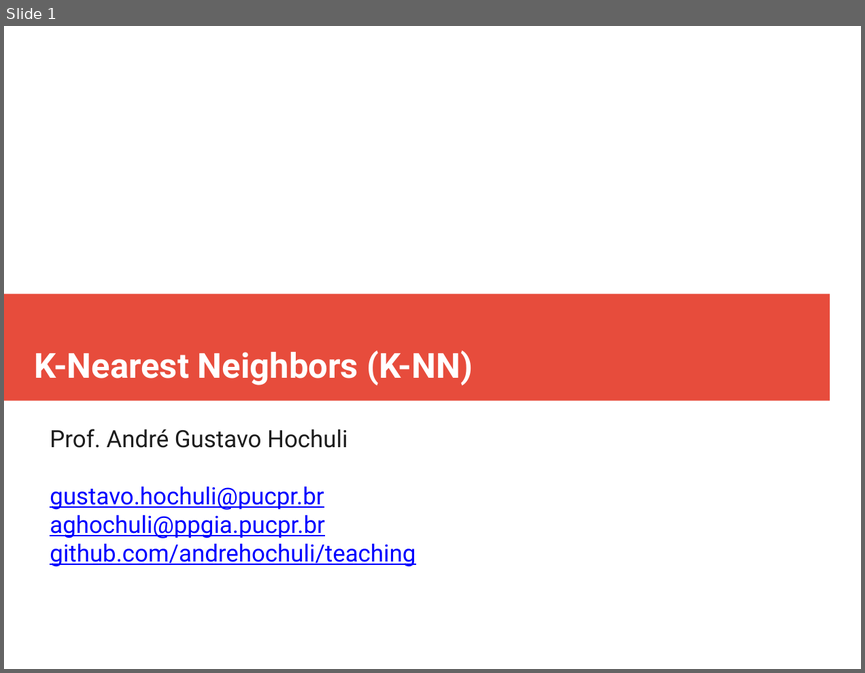
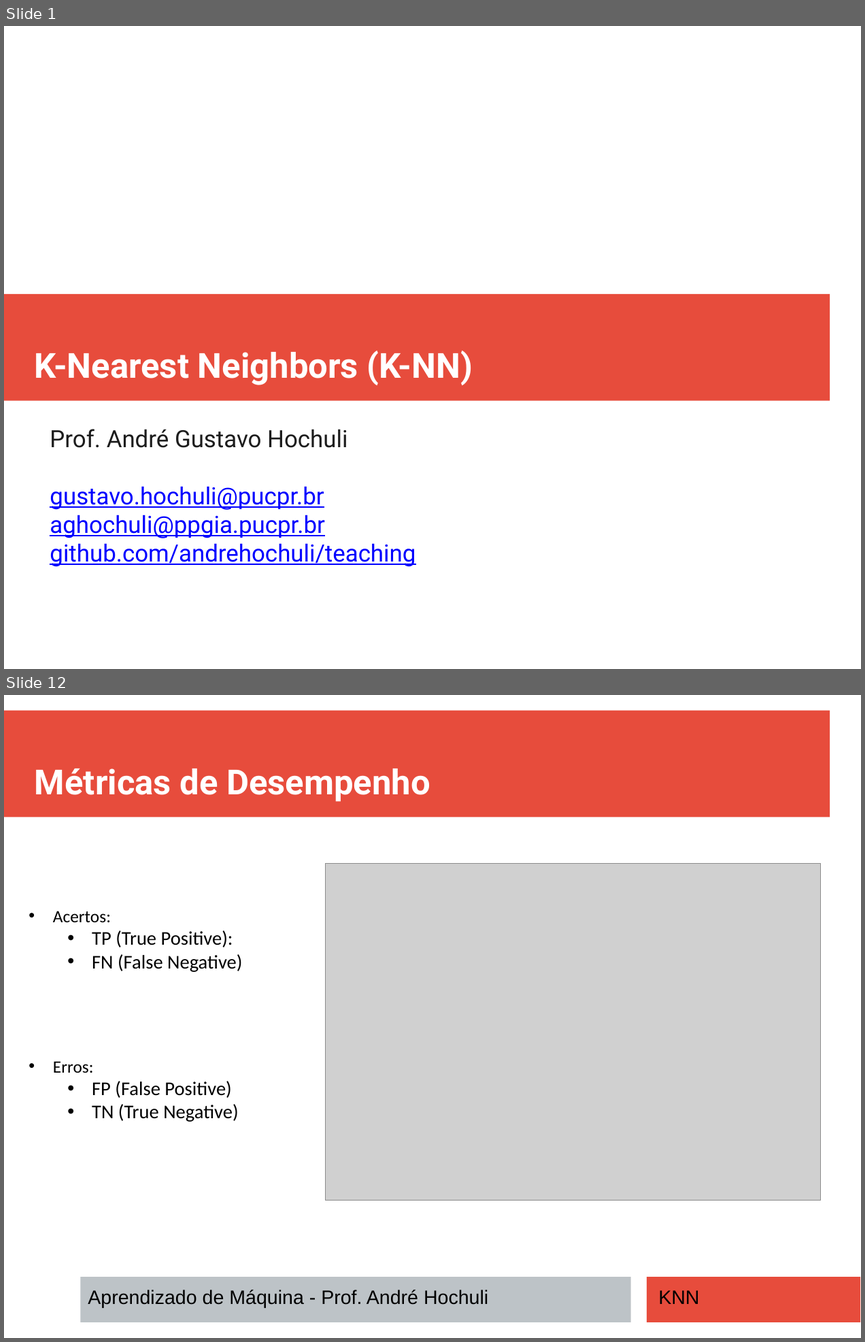
Before and after one commit to andrehochuli/teaching, a slide deck: AprendizadoMaquina/Tópico 02 - Aprendizado Supervisionado/Tópico 02 - Aprendizado-Supervisionado - KNN.pptx. Shown one above the other, each under a label of ours: slide 1 before the commit, slides 1 and 12 after it; the slides between them are not shown. The pictures are 865x673 and 865x1342 pixels, drawn with LibreOffice and Linux fonts; fonts in the diff are those of the drawing; grey boxes stand for pictures. Boxes give left, top, right and bottom in pixels: in the first picture for what was removed or moved away, otherwise in the second. Text is boxed around its words. In the diff, an @@ line names an element or a change of style, - is before the commit and + after.

```diff
--- a/AprendizadoMaquina/Tópico 02 - Aprendizado Supervisionado/Tópico 02 - Aprendizado-Supervisionado - KNN.pptx
+++ b/AprendizadoMaquina/Tópico 02 - Aprendizado Supervisionado/Tópico 02 - Aprendizado-Supervisionado - KNN.pptx
@@ slide 12 added at bbox=[4, 695, 861, 1338], background #FFFFFF @@
@@ rectangle added at bbox=[4, 711, 830, 817], fill #E74C3C @@
@@ text added at bbox=[35, 768, 430, 802], 32 pt, text #FFFFFF, bold @@
+Métricas de Desempenho
@@ picture added at bbox=[325, 864, 821, 1200] @@
@@ text added at bbox=[53, 911, 242, 1121], 18 pt, text #000000 @@
+• Acertos:
+  • TP (True Positive):
+  • FN (False Negative)
+• Erros:
+  • FP (False Positive)
+  • TN (True Negative)
@@ rectangle added at bbox=[80, 1276, 631, 1322], fill #BDC3C7 @@
@@ rectangle added at bbox=[647, 1276, 861, 1322], fill #E74C3C @@
@@ text added at bbox=[88, 1289, 488, 1307], 18 pt, text #000000 @@
+Aprendizado de Máquina - Prof. André Hochuli
@@ text added at bbox=[658, 1290, 699, 1304], 18 pt, text #000000 @@
+KNN
```
Also in this commit, not shown: 3 slides changed, 5 other slides added, 2 slides removed.
